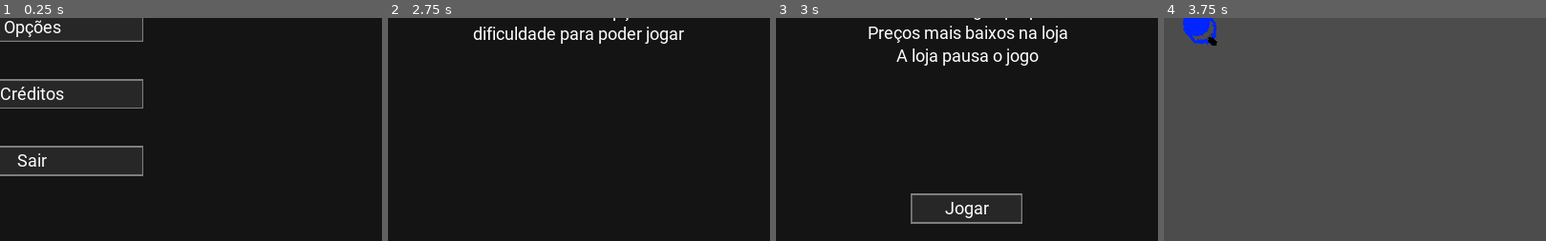
Above: before the commit, frames 1-4 (left to right).
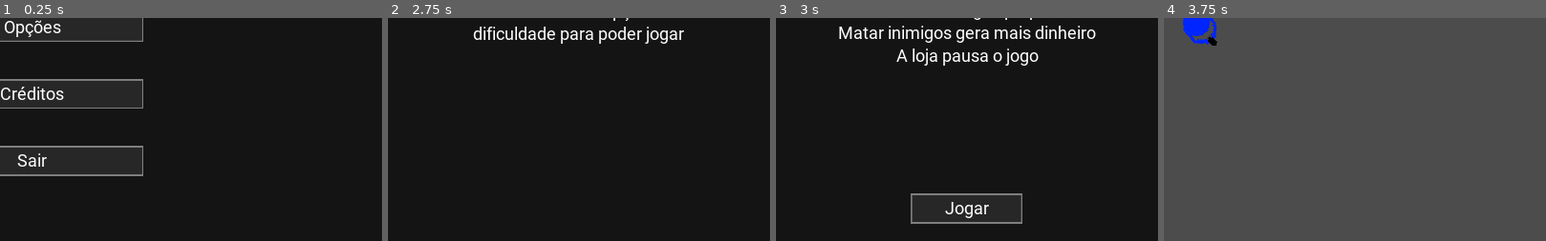
Above: after the commit, the same moments.

Repository: GregorioFornetti/Zigmor
Game: Godot game, scene res://Scenes_and_scripts/Interfaces/Menus/Main_menu.tscn
Same seed, same stepped clock (60 frames per second), same inputs: the game is played once before the commit and once after it.
Inputs:
- Up to frame 1 (0.25 s): no input
- Up to frame 2 (2.75 s): click "Jogar" at 0.5 s; click "Voltar" at 1.25 s; click "Jogar" at 2 s
- Up to frame 3 (3 s): click "Fácil" at 2.75 s
- Up to frame 4 (3.75 s): click "Jogar" at 3.5 s
The pictures show only the part of the screen within x 46-96%, y 49-99%; the shares and areas given below are measured in that part.

Frames 1-2 are identical in both runs. In frame 3, 2.1% of the frame differs, in the area x 16-84%, y 3-12%; in frame 4, nothing differs.

Commit message:
upgrade-shop
- É possível interagir com o shop com as teclas do teclado agora

Diff:
--- a/Scenes_and_scripts/Interfaces/Menus/Play_menu.tscn
+++ b/Scenes_and_scripts/Interfaces/Menus/Play_menu.tscn
@@ -206,14 +206,14 @@
 anchor_top = 0.5
 anchor_right = 0.5
 anchor_bottom = 0.5
-margin_left = -159.0
+margin_left = -182.0
 margin_top = -62.5
-margin_right = 159.0
+margin_right = 182.0
 margin_bottom = 62.5
 custom_fonts/font = SubResource( 3 )
 text = "Inimigos evoluem devagar
 Hordas de inimigos pequenas
-Preços mais baixos na loja
+Matar inimigos gera mais dinheiro
 A loja pausa o jogo"
 align = 1
 __meta__ = {
@@ -266,7 +266,7 @@
 custom_fonts/font = SubResource( 3 )
 text = "Inimigos evoluem super rapidamente
 Hordas de inimigos imensas
-Preços mais caros na loja
+Matar inimigos gera menos dinheiro
 A loja NÃO pausa o jogo"
 align = 1
 __meta__ = {
--- a/Scenes_and_scripts/Interfaces/Upgrades_shop/Pages/Shop_content_page.tscn
+++ b/Scenes_and_scripts/Interfaces/Upgrades_shop/Pages/Shop_content_page.tscn
@@ -16,7 +16,7 @@
 "_edit_use_anchors_": false
 }
 
-[node name="GridContainer" type="GridContainer" parent="Left_container"]
+[node name="Shop_btns_container" type="GridContainer" parent="Left_container"]
 anchor_left = 0.5
 anchor_top = 0.5
 anchor_right = 0.5
@@ -48,7 +48,7 @@
 [node name="Sprite" type="Sprite" parent="Rigth_container"]
 position = Vector2( 178, 114 )
 
-[node name="GridContainer" type="GridContainer" parent="Rigth_container"]
+[node name="Status_boxes_container" type="GridContainer" parent="Rigth_container"]
 anchor_left = 0.5
 anchor_right = 0.5
 margin_left = -160.0
--- a/Scenes_and_scripts/Interfaces/Upgrades_shop/Pages/Shop_main_page.tscn
+++ b/Scenes_and_scripts/Interfaces/Upgrades_shop/Pages/Shop_main_page.tscn
@@ -4,34 +4,34 @@
 [ext_resource path="res://Sprites/Interface/Menu-interface/Upgrade-shop-images/Player-frontal-image.png" type="Texture" id=2]
 [ext_resource path="res://Scenes_and_scripts/Interfaces/Upgrades_shop/Shop_buttons/Btn_shop_page.tscn" type="PackedScene" id=3]
 
-[node name="Shop_main_container" instance=ExtResource( 1 )]
+[node name="Shop_main_page" instance=ExtResource( 1 )]
 
-[node name="Btn_upgrade_pistol" parent="Left_container/GridContainer" index="0" instance=ExtResource( 3 )]
+[node name="Btn_upgrade_pistol" parent="Left_container/Shop_btns_container" index="0" instance=ExtResource( 3 )]
 margin_right = 200.0
 margin_bottom = 75.0
 
-[node name="Title" parent="Left_container/GridContainer/Btn_upgrade_pistol" index="0"]
-text = "Pistola [1]"
+[node name="Title" parent="Left_container/Shop_btns_container/Btn_upgrade_pistol" index="0"]
+text = "Pistola"
 
-[node name="Btn_upgrade_shotgun" parent="Left_container/GridContainer" index="1" instance=ExtResource( 3 )]
+[node name="Btn_upgrade_shotgun" parent="Left_container/Shop_btns_container" index="1" instance=ExtResource( 3 )]
 margin_left = 250.0
 margin_right = 450.0
 margin_bottom = 75.0
 
-[node name="Title" parent="Left_container/GridContainer/Btn_upgrade_shotgun" index="0"]
-text = "Shotgun [2]"
+[node name="Title" parent="Left_container/Shop_btns_container/Btn_upgrade_shotgun" index="0"]
+text = "Shotgun"
 
-[node name="Btn_upgrade_sniper" parent="Left_container/GridContainer" index="2" instance=ExtResource( 3 )]
+[node name="Btn_upgrade_sniper" parent="Left_container/Shop_btns_container" index="2" instance=ExtResource( 3 )]
 margin_top = 105.0
 margin_right = 200.0
 margin_bottom = 180.0
 
-[node name="Title" parent="Left_container/GridContainer/Btn_upgrade_sniper" index="0"]
-text = "Sniper [3]"
+[node name="Title" parent="Left_container/Shop_btns_container/Btn_upgrade_sniper" index="0"]
+text = "Sniper"
 
 [node name="Sprite" parent="Rigth_container" index="0"]
 texture = ExtResource( 2 )
 
-[editable path="Left_container/GridContainer/Btn_upgrade_pistol"]
-[editable path="Left_container/GridContainer/Btn_upgrade_shotgun"]
-[editable path="Left_container/GridContainer/Btn_upgrade_sniper"]
+[editable path="Left_container/Shop_btns_container/Btn_upgrade_pistol"]
+[editable path="Left_container/Shop_btns_container/Btn_upgrade_shotgun"]
+[editable path="Left_container/Shop_btns_container/Btn_upgrade_sniper"]
--- a/Scenes_and_scripts/Interfaces/Upgrades_shop/Pages/Shop_pistol_page.tscn
+++ b/Scenes_and_scripts/Interfaces/Upgrades_shop/Pages/Shop_pistol_page.tscn
@@ -8,21 +8,21 @@
 
 [node name="Shop_pistol_page" instance=ExtResource( 1 )]
 
-[node name="Btn_upgrade_pistol_damage" parent="Left_container/GridContainer" index="0" instance=ExtResource( 5 )]
+[node name="Btn_upgrade_pistol_damage" parent="Left_container/Shop_btns_container" index="0" instance=ExtResource( 5 )]
 
 [node name="Sprite" parent="Rigth_container" index="0"]
 texture = ExtResource( 2 )
 
-[node name="Damage_status" parent="Rigth_container/GridContainer" index="0" instance=ExtResource( 4 )]
+[node name="Damage_status" parent="Rigth_container/Status_boxes_container" index="0" instance=ExtResource( 4 )]
 anchor_right = 0.0
 anchor_bottom = 0.0
 margin_right = 150.0
 margin_bottom = 30.0
 
-[node name="Icon" parent="Rigth_container/GridContainer/Damage_status" index="2"]
+[node name="Icon" parent="Rigth_container/Status_boxes_container/Damage_status" index="2"]
 texture = ExtResource( 3 )
 
-[node name="Info" parent="Rigth_container/GridContainer/Damage_status/CanvasLayer/Tooltip" index="1"]
+[node name="Info" parent="Rigth_container/Status_boxes_container/Damage_status/CanvasLayer/Tooltip" index="1"]
 text = "Dano da pistola"
 
-[editable path="Rigth_container/GridContainer/Damage_status"]
+[editable path="Rigth_container/Status_boxes_container/Damage_status"]
--- a/Scenes_and_scripts/Interfaces/Upgrades_shop/Shop_buttons/Btn_shop_buy.gd
+++ b/Scenes_and_scripts/Interfaces/Upgrades_shop/Shop_buttons/Btn_shop_buy.gd
@@ -1,7 +1,7 @@
 extends TextureButton
 
 var qnt_buyed = 0
-onready var status_boxes_container = get_parent().get_parent().get_parent().get_node("Rigth_container/GridContainer")
+onready var status_boxes_container = get_parent().get_parent().get_parent().get_node("Rigth_container/Status_boxes_container")
 
 func disable_btn():
 	$Price.text = "MAXIMIZADO"
--- a/Scenes_and_scripts/Interfaces/Upgrades_shop/Shop_buttons/Pistol/Btn_upgrade_pistol_damage.tscn
+++ b/Scenes_and_scripts/Interfaces/Upgrades_shop/Shop_buttons/Pistol/Btn_upgrade_pistol_damage.tscn
@@ -7,4 +7,4 @@
 script = ExtResource( 2 )
 
 [node name="Title" parent="." index="0"]
-text = "Dano [1]"
+text = "Dano"
--- a/Scenes_and_scripts/Interfaces/Upgrades_shop/Upgrades_shop.gd
+++ b/Scenes_and_scripts/Interfaces/Upgrades_shop/Upgrades_shop.gd
@@ -57,10 +57,64 @@
 	return_to_main_page()
 	close_shop()
 
+
+func _ready():
+	# Adicionando um texto de ajuda em cada botão da loja com a tecla
+	# que pode ser apertada para fazer o mesmo que clicar naquele botão
+	# EX: Fechar [0] -> 0 é a tecla padrão para fechar/voltar na loja
+
+	var b_container = $Main_container/Bottom_container
+	var fixed_container = b_container.get_node("Shop_fixed_container")
+
+	# Adicionando a ajuda nos botões de fechar e voltar da loja
+	var btn_close = b_container.get_node("Shop_fixed_container/Btn_close")
+	var btn_return = b_container.get_node("Shop_fixed_container/Btn_return")
+	var close_and_return_key = OS.get_scancode_string(InputMap.get_action_list("0_shop_select")[0].scancode)
+	btn_close.get_node("Label").text += to_helper_str(close_and_return_key)
+	btn_return.get_node("Label").text += to_helper_str(close_and_return_key)
+
+	# Adicionando a ajuda no restante dos botões da loja
+	for page in b_container.get_children():
+		if page != fixed_container:
+			var btns_container = page.get_node("Left_container/Shop_btns_container")
+			for i in range(btns_container.get_child_count()):
+				var btn = btns_container.get_child(i)
+				var help_text = to_helper_str(OS.get_scancode_string( \
+					InputMap.get_action_list(str(i+1) + "_shop_select")[0].scancode))
+				btn.get_node("Title").text += help_text
+
+func to_helper_str(key):
+	return " [" + key + "]"
+
+
 func _input(event):
-	if Game.current_status == Game.status.SHOPPING:
-		if event.get_action_strength("0_shop_select"):
+	if Game.current_status == Game.status.SHOPPING and event is InputEventKey:
+		if event.is_action_pressed("0_shop_select"):
 			if current_page == main_page:
 				close_shop()
 			else:
 				return_to_main_page()
+		else:
+			var btns_container = current_page.get_node("Left_container/Shop_btns_container")
+			var btn_num = null
+			if event.is_action_pressed("1_shop_select"):
+				btn_num = 0
+			elif event.is_action_pressed("2_shop_select"):
+				btn_num = 1
+			elif event.is_action_pressed("3_shop_select"):
+				btn_num = 2
+			elif event.is_action_pressed("4_shop_select"):
+				btn_num = 3
+			elif event.is_action_pressed("5_shop_select"):
+				btn_num = 4
+			elif event.is_action_pressed("6_shop_select"):
+				btn_num = 5
+			elif event.is_action_pressed("7_shop_select"):
+				btn_num = 6
+			elif event.is_action_pressed("8_shop_select"):
+				btn_num = 7
+			elif event.is_action_pressed("9_shop_select"):
+				btn_num = 8
+
+			if btn_num != null and btn_num < btns_container.get_child_count():
+				btns_container.get_child(btn_num).emit_signal("pressed")
--- a/Scenes_and_scripts/Interfaces/Upgrades_shop/Upgrades_shop.tscn
+++ b/Scenes_and_scripts/Interfaces/Upgrades_shop/Upgrades_shop.tscn
@@ -126,7 +126,7 @@
 margin_bottom = 461.0
 
 [node name="Label" parent="Main_container/Bottom_container/Shop_fixed_container/Btn_close" index="0"]
-text = "Fechar [0]"
+text = "Fechar"
 
 [node name="Btn_return" parent="Main_container/Bottom_container/Shop_fixed_container" instance=ExtResource( 6 )]
 visible = false
@@ -136,19 +136,19 @@
 margin_bottom = 461.0
 
 [node name="Label" parent="Main_container/Bottom_container/Shop_fixed_container/Btn_return" index="0"]
-text = "Voltar [0]"
+text = "Voltar"
 
 [connection signal="pressed" from="Main_container/Top_container/Btn_quit" to="." method="_on_Btn_quit_pressed"]
-[connection signal="pressed" from="Main_container/Bottom_container/Shop_main_page/Left_container/GridContainer/Btn_upgrade_pistol" to="." method="_on_Btn_upgrade_pistol_pressed"]
-[connection signal="pressed" from="Main_container/Bottom_container/Shop_main_page/Left_container/GridContainer/Btn_upgrade_shotgun" to="." method="_on_Btn_upgrade_shotgun_pressed"]
-[connection signal="pressed" from="Main_container/Bottom_container/Shop_main_page/Left_container/GridContainer/Btn_upgrade_sniper" to="." method="_on_Btn_upgrade_sniper_pressed"]
+[connection signal="pressed" from="Main_container/Bottom_container/Shop_main_page/Left_container/Shop_btns_container/Btn_upgrade_pistol" to="." method="_on_Btn_upgrade_pistol_pressed"]
+[connection signal="pressed" from="Main_container/Bottom_container/Shop_main_page/Left_container/Shop_btns_container/Btn_upgrade_shotgun" to="." method="_on_Btn_upgrade_shotgun_pressed"]
+[connection signal="pressed" from="Main_container/Bottom_container/Shop_main_page/Left_container/Shop_btns_container/Btn_upgrade_sniper" to="." method="_on_Btn_upgrade_sniper_pressed"]
 [connection signal="pressed" from="Main_container/Bottom_container/Shop_fixed_container/Btn_close" to="." method="_on_Btn_close_pressed"]
 [connection signal="pressed" from="Main_container/Bottom_container/Shop_fixed_container/Btn_return" to="." method="_on_Btn_return_pressed"]
 
 [editable path="Main_container/Bottom_container/Shop_main_page"]
-[editable path="Main_container/Bottom_container/Shop_main_page/Left_container/GridContainer/Btn_upgrade_pistol"]
-[editable path="Main_container/Bottom_container/Shop_main_page/Left_container/GridContainer/Btn_upgrade_shotgun"]
-[editable path="Main_container/Bottom_container/Shop_main_page/Left_container/GridContainer/Btn_upgrade_sniper"]
+[editable path="Main_container/Bottom_container/Shop_main_page/Left_container/Shop_btns_container/Btn_upgrade_pistol"]
+[editable path="Main_container/Bottom_container/Shop_main_page/Left_container/Shop_btns_container/Btn_upgrade_shotgun"]
+[editable path="Main_container/Bottom_container/Shop_main_page/Left_container/Shop_btns_container/Btn_upgrade_sniper"]
 [editable path="Main_container/Bottom_container/Shop_fixed_container/Money_status"]
 [editable path="Main_container/Bottom_container/Shop_fixed_container/Btn_close"]
 [editable path="Main_container/Bottom_container/Shop_fixed_container/Btn_return"]
